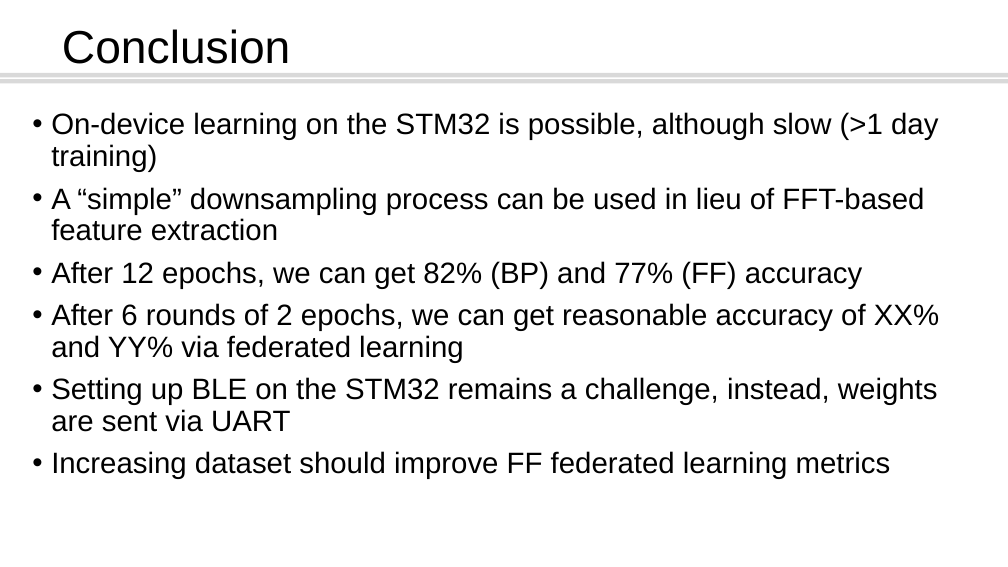
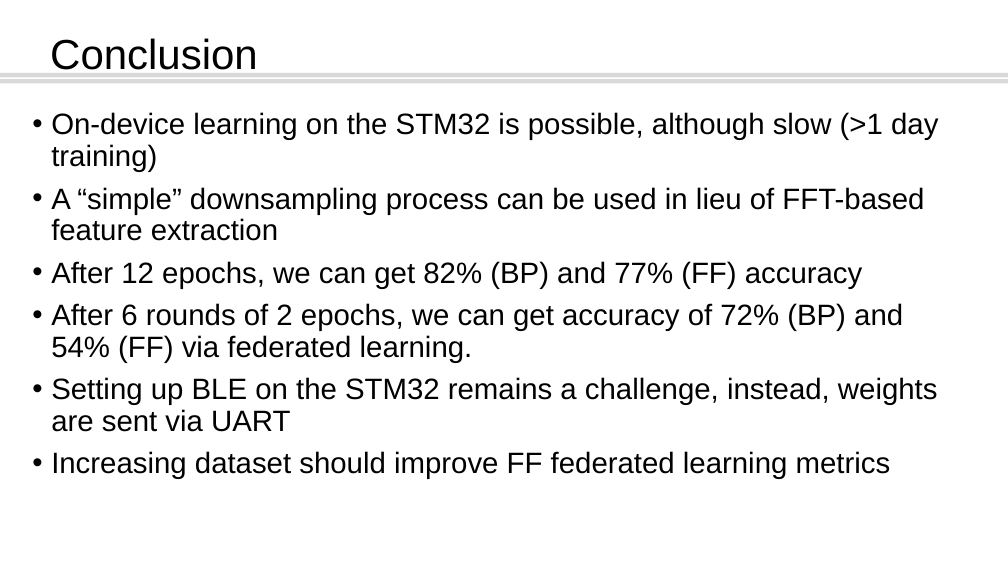
Before and after one commit to aliphys/EITP40_Project_Ali_Yingshuo, a slide deck: slide 21 of Slides.pptx. Drawn at 1008x567 pixels with LibreOffice and Linux fonts; fonts in the diff are those of the drawing; background and template pictures are left out. Boxes give left, top, right and bottom in pixels: in the first picture for what was removed or moved away, otherwise in the second. Text is boxed around its words. In the diff, an @@ line names an element or a change of style, - is before the commit and + after.

Commit message:
fix conclusion slide

```diff
--- a/Slides.pptx
+++ b/Slides.pptx
@@ title "Conclusion": place and size @@
-title "Conclusion" at (62,29,290,64)
+title "Conclusion" at (50,38,258,70)
@@ title "Conclusion" at (50,38,258,70): size 44 to 40 pt @@
@@ text at (51,303,903,362): text changed @@
-• After 6 rounds of 2 epochs, we can get reasonable accuracy of XX% and YY% via federated learning
+• After 6 rounds of 2 epochs, we can get accuracy of 72% (BP) and 54% (FF) via federated learning.
```
